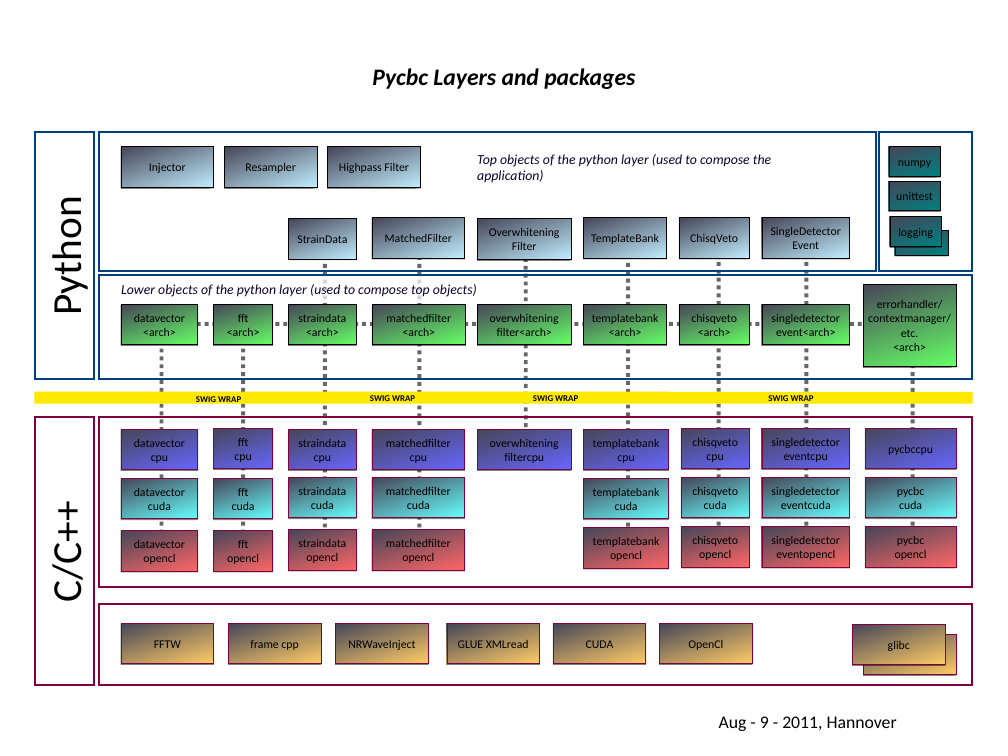
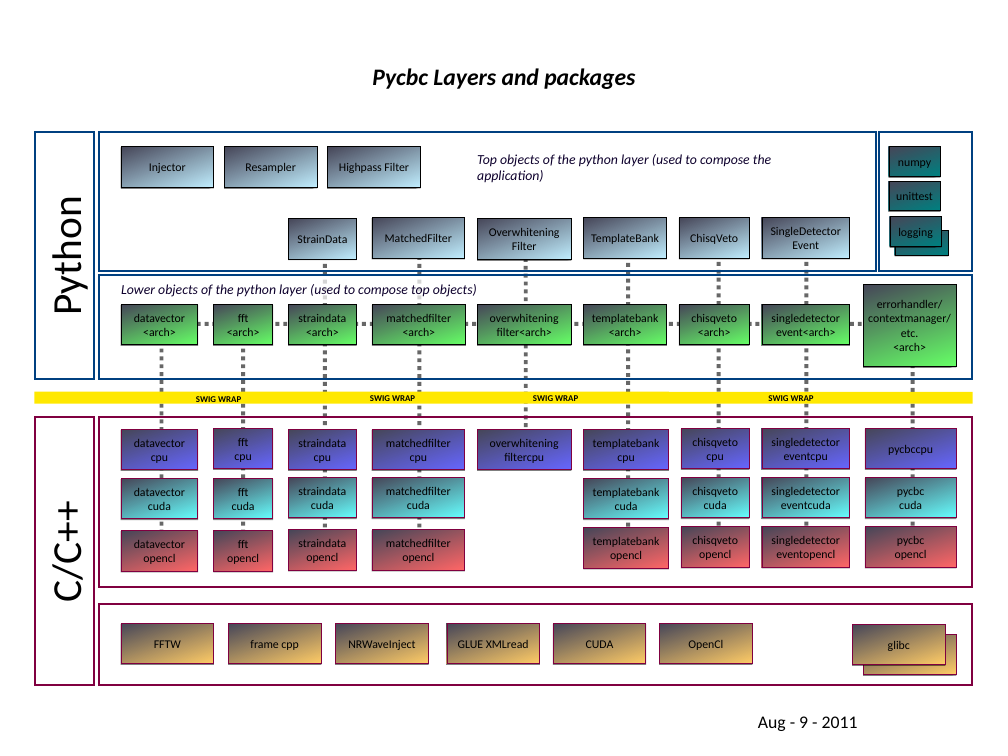
Before and after one commit to gwastro/pycbc, a slide deck: slide 11 of doc/Pycbc-Refactoring-GPU-inspiral.ppt (slide 6 before the commit). Drawn at 1008x756 pixels with LibreOffice and Linux fonts; fonts in the diff are those of the drawing; background and template pictures are left out. Boxes give left, top, right and bottom in pixels: in the first picture for what was removed or moved away, otherwise in the second. Text is boxed around its words. In the diff, an @@ line names an element or a change of style, - is before the commit and + after.

Commit message:
updated pycbc slides - release version for CBC presentation at 9th Aug 2011

```diff
--- a/doc/Pycbc-Refactoring-GPU-inspiral.ppt
+++ b/doc/Pycbc-Refactoring-GPU-inspiral.ppt
@@ text at (758,716,858,731): text changed @@
-Aug - 9 - 2011, Hannover
+Aug - 9 - 2011
```
Also in this commit, not shown: 10 other slides changed, 2 slides added, 4 slides removed, 2 other files.
